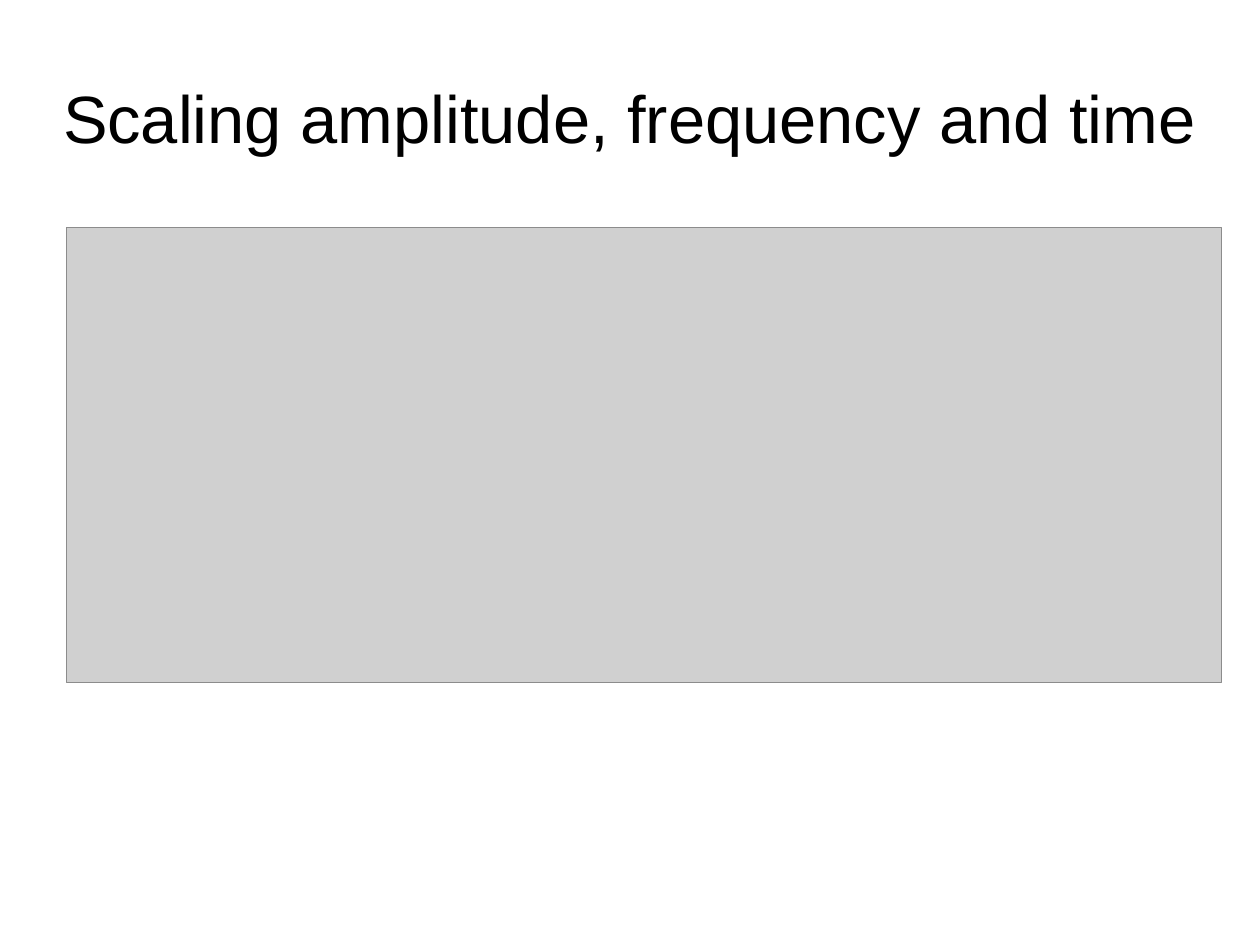
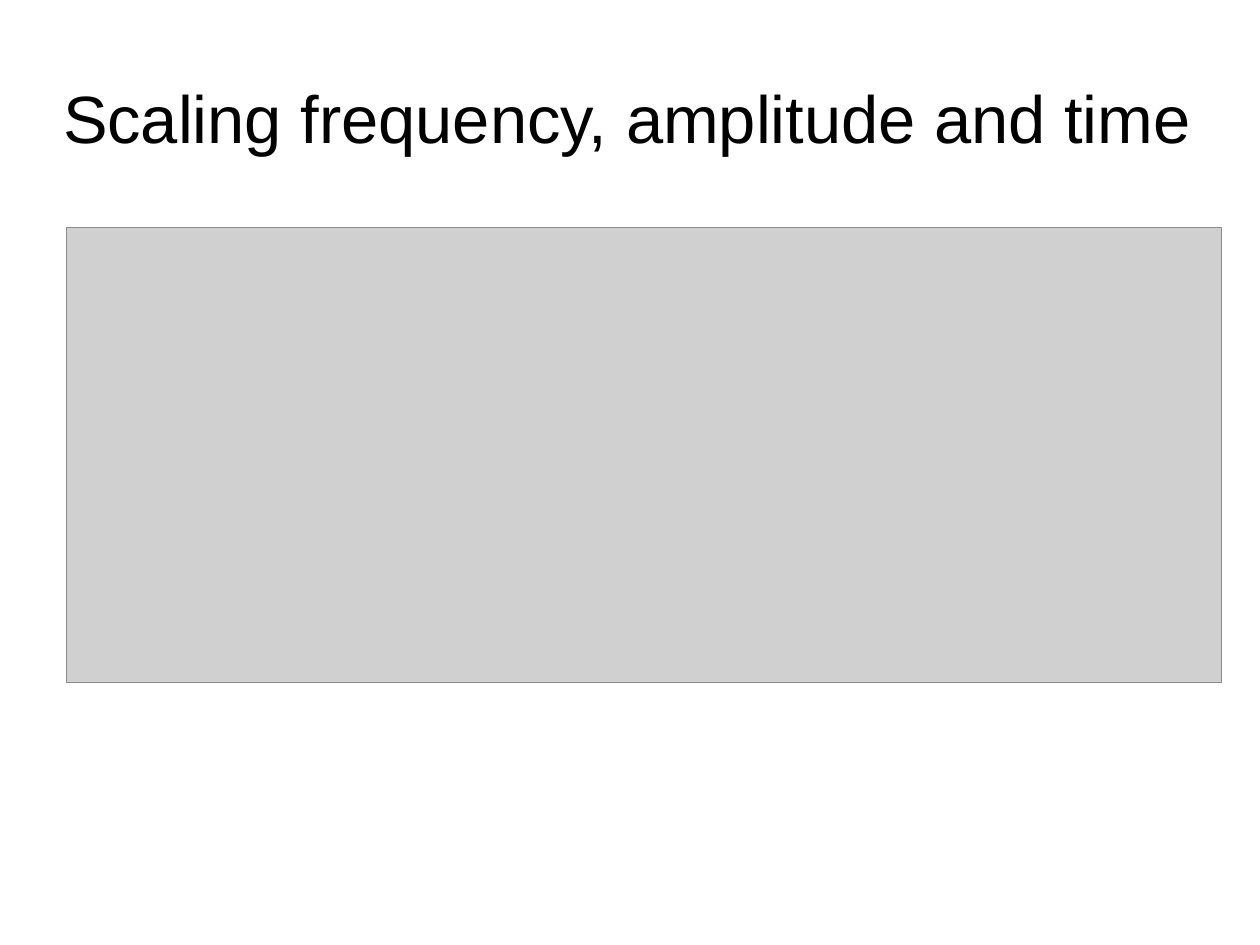
Before and after one commit to hoinx/sms-tools, a slide deck: slide 15 of lectures/8-Sound-transformations/8T1-Sound-transformations-1.odp. Drawn at 1260x945 pixels with LibreOffice and Linux fonts; fonts in the diff are those of the drawing; grey boxes stand for pictures. Boxes give left, top, right and bottom in pixels: in the first picture for what was removed or moved away, otherwise in the second. Text is boxed around its words. In the diff, an @@ line names an element or a change of style, - is before the commit and + after.

Commit message:
small changes to lecture 8

```diff
--- a/lectures/8-Sound-transformations/8T1-Sound-transformations-1.odp
+++ b/lectures/8-Sound-transformations/8T1-Sound-transformations-1.odp
@@ title at (63, 94, 1190, 156): text changed @@
-Scaling amplitude, frequency and time
+Scaling frequency, amplitude and time
```
Also in this commit, not shown: 3 other slides changed, 1 slide added, 1 slide removed, 1 other file.
